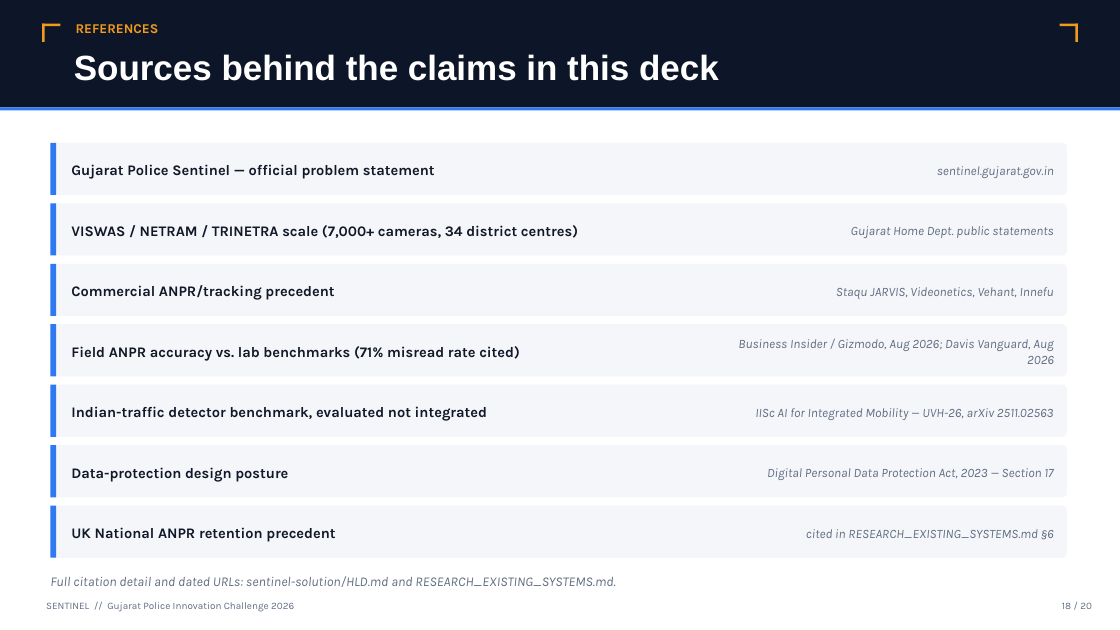
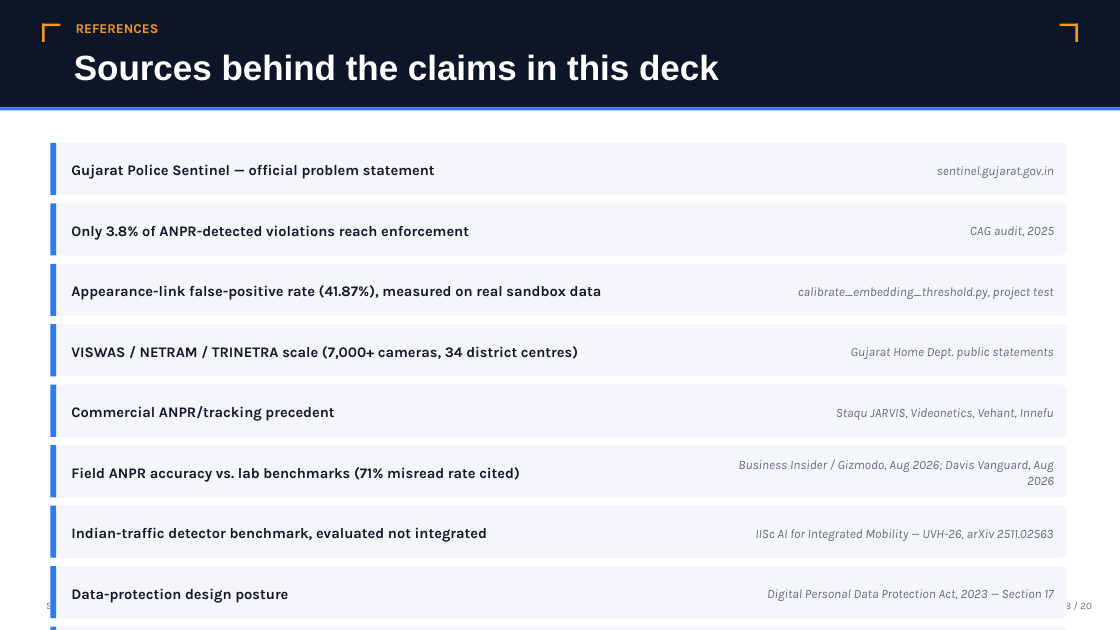
Before and after one commit to lekkalaharsha/sentinel-gujarat-police, a slide deck: slide 19 of docs/assets/Sentinel_Solution_Presentation.pptx. Drawn at 1120x630 pixels with LibreOffice and Linux fonts; fonts in the diff are those of the drawing. Boxes give left, top, right and bottom in pixels: in the first picture for what was removed or moved away, otherwise in the second. Text is boxed around its words. In the diff, an @@ line names an element or a change of style, - is before the commit and + after.

```diff
--- a/docs/assets/Sentinel_Solution_Presentation.pptx
+++ b/docs/assets/Sentinel_Solution_Presentation.pptx
@@ text at box(71, 225, 469, 240): text changed @@
-VISWAS / NETRAM / TRINETRA scale (7,000+ cameras, 34 district centres)
+Only 3.8% of ANPR-detected violations reach enforcement
@@ text at box(970, 226, 1054, 236): text changed @@
-Gujarat Home Dept. public statements
+CAG audit, 2025
@@ text at box(71, 285, 602, 300): text changed @@
-Commercial ANPR/tracking precedent
+Appearance-link false-positive rate (41.87%), measured on real sandbox data
@@ text at box(798, 287, 1054, 299): text changed @@
-Staqu JARVIS, Videonetics, Vehant, Innefu
+calibrate_embedding_threshold.py, project test
@@ text at box(71, 346, 578, 359): text changed @@
-Field ANPR accuracy vs. lab benchmarks (71% misread rate cited)
+VISWAS / NETRAM / TRINETRA scale (7,000+ cameras, 34 district centres)
@@ text at box(851, 347, 1053, 359): text changed @@
-Business Insider / Gizmodo, Aug 2026; Davis Vanguard, Aug 2026
+Gujarat Home Dept. public statements
@@ text at box(71, 406, 334, 421): text changed @@
-Indian-traffic detector benchmark, evaluated not integrated
+Commercial ANPR/tracking precedent
@@ text at box(836, 408, 1054, 420): text changed @@
-IISc AI for Integrated Mobility — UVH-26, arXiv 2511.02563
+Staqu JARVIS, Videonetics, Vehant, Innefu
@@ text at box(71, 467, 520, 482): text changed @@
-Data-protection design posture
+Field ANPR accuracy vs. lab benchmarks (71% misread rate cited)
@@ text at box(738, 460, 1054, 485): text changed @@
-Digital Personal Data Protection Act, 2023 — Section 17
+Business Insider / Gizmodo, Aug 2026; Davis Vanguard, Aug 2026
@@ text at box(71, 527, 487, 542): text changed @@
-UK National ANPR retention precedent
+Indian-traffic detector benchmark, evaluated not integrated
@@ text at box(755, 529, 1054, 541): text changed @@
-cited in RESEARCH_EXISTING_SYSTEMS.md §6
+IISc AI for Integrated Mobility — UVH-26, arXiv 2511.02563
@@ rounded rectangle: place and size @@
-rounded rectangle at box(50, 576, 615, 587)
+rounded rectangle at box(50, 566, 1067, 618)
@@ rounded rectangle at box(50, 566, 1067, 618): fill none to #F4F6FA @@
@@ rectangle added at box(50, 566, 56, 618), fill #2F7AF2 @@
@@ text in rounded rectangle at box(50, 576, 615, 587): text removed @@
-Full citation detail and dated URLs: sentinel-solution/HLD.md and RESEARCH_EXISTING_SYSTEMS.md.
@@ text added at box(71, 588, 288, 603), 12.5 pt, text #111827, bold @@
+Data-protection design posture
@@ text added at box(767, 589, 1053, 601), 11 pt, text #616E82, italic @@
+Digital Personal Data Protection Act, 2023 — Section 17
@@ rounded rectangle added at box(50, 627, 1067, 630), fill #F4F6FA @@
@@ rectangle added at box(50, 627, 56, 630), fill #2F7AF2 @@
```
Also in this commit, not shown: 13 other slides changed, 1 slide added, 1 slide removed, 1 other file.
